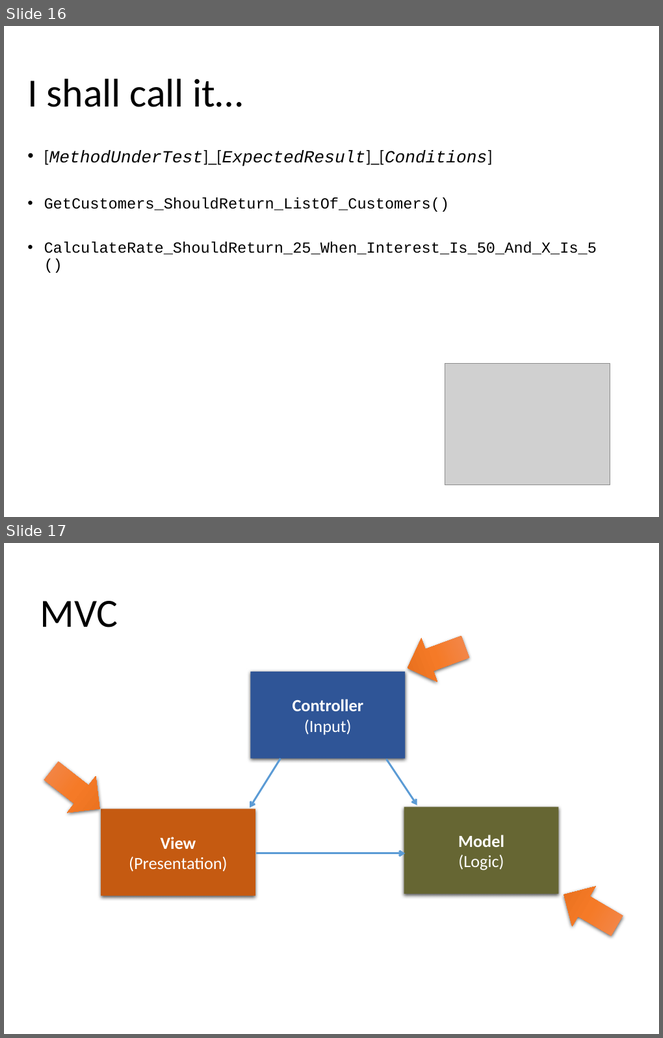
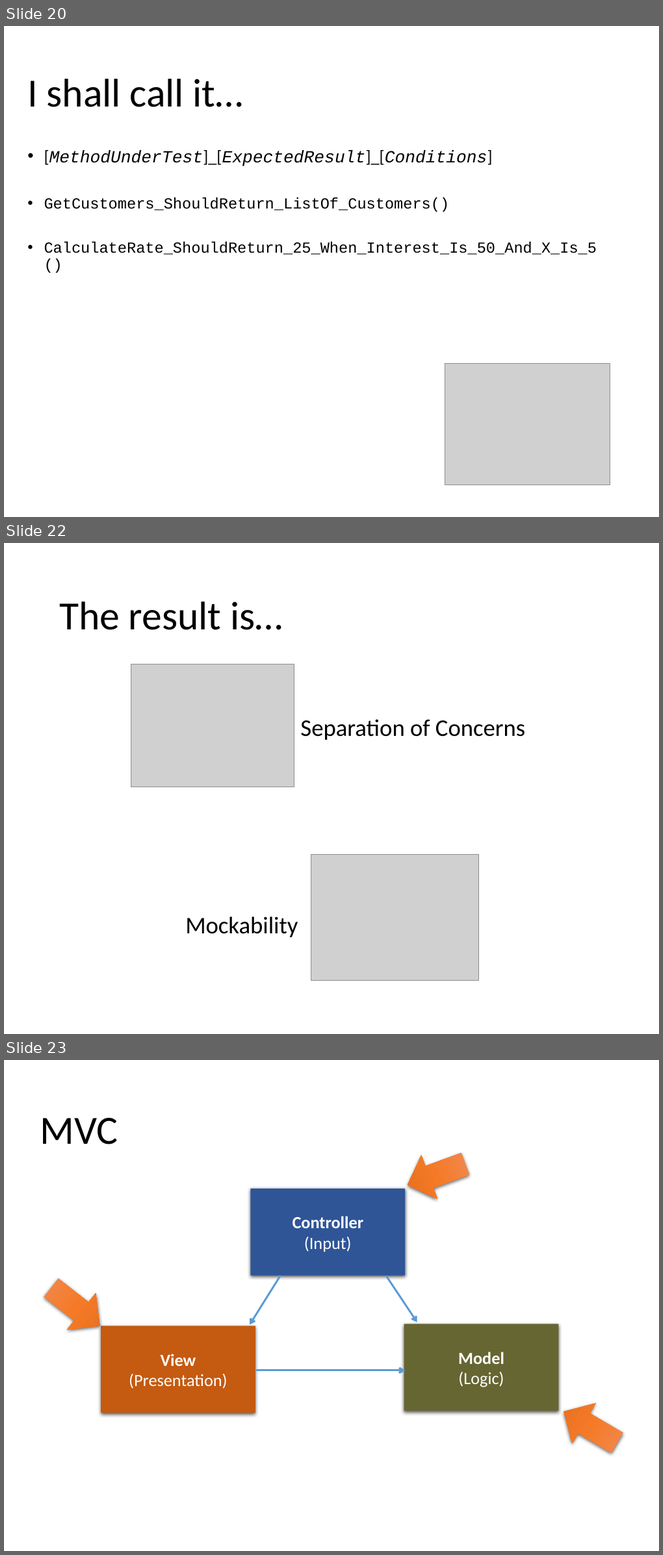
Before and after one commit to kburnell/TestDrivingASP.NETMVC, a slide deck: TestDrivingASP.NETMVC.pptx. Shown one above the other, each under a label of ours: slides 16 and 17 before the commit, slides 20, 22 and 23 after it; the slides between them are not shown. The pictures are 663x1038 and 663x1555 pixels, drawn with LibreOffice and Linux fonts; fonts in the diff are those of the drawing; grey boxes stand for pictures; background and template pictures are left out. Boxes give left, top, right and bottom in pixels: in the first picture for what was removed or moved away, otherwise in the second. Text is boxed around its words. In the diff, an @@ line names an element or a change of style, - is before the commit and + after.

```diff
--- a/TestDrivingASP.NETMVC.pptx
+++ b/TestDrivingASP.NETMVC.pptx
@@ slide 22 added at <box>4,543,659,1034</box>, background #FFFFFF @@
@@ title added at <box>59,601,283,630</box>, 46.9 pt, text #000000 @@
+The result is…
@@ picture added at <box>131,664,294,787</box> @@
@@ text added at <box>300,719,525,740</box>, 28 pt, text #000000 @@
+Separation of Concerns
@@ picture added at <box>311,854,478,981</box> @@
@@ text added at <box>185,917,298,938</box>, 28 pt, text #000000 @@
+Mockability
@@ what was slide 16 is now slide 20 @@
@@ what was slide 17 is now slide 23 @@
```
Also in this commit, not shown: 5 slides changed, 6 other slides added, 1 slide removed, 1 other file.
